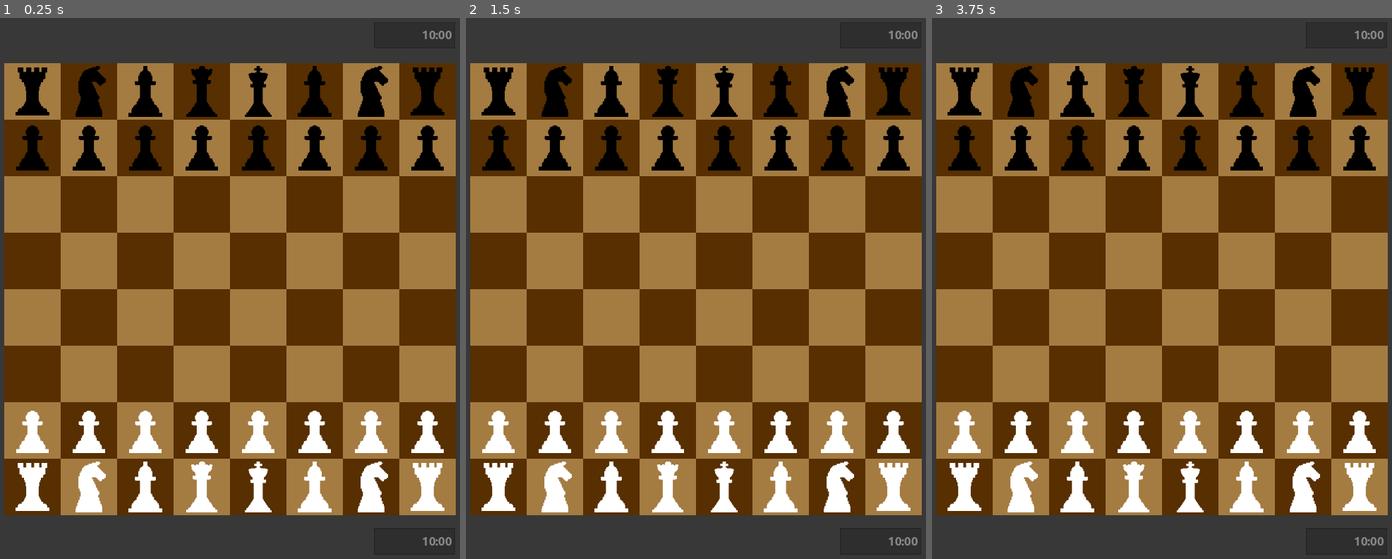
Above: before the commit, frames 1-3 (left to right).
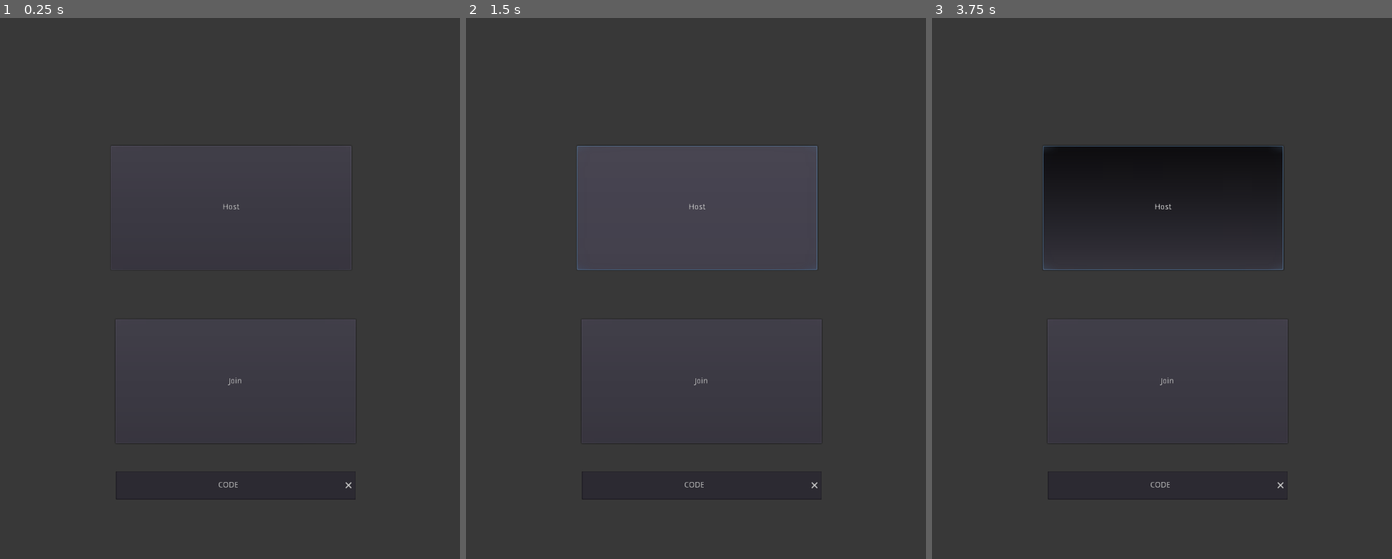
Above: after the commit, the same moments.

Repository: sammy-kuang/EvolutionChess
Game: Godot game, scene res://MainMenu.tscn
Two runs of this game, one before a commit and one after it. Both use one fixed random seed, a clock stepped at 60 frames per second and the inputs below. Before the commit the project starts from res://Scene.tscn.
Inputs (mouse positions are in pixels of both pictures, inside the frame that each line leads up to):
- Up to frame 1 (0.25 s): no input
- Up to frame 2 (1.5 s): tap Enter at 0.5 s; move the mouse to (820, 261) at 0.52 s; press the mouse at (820, 261) at 0.53 s; tap R (undo) at 0.8 s; release the mouse at (820, 261) at 1.25 s; click (696, 207) at 1.25 s, where only the run after the commit has a clickable "Host"
- Up to frame 3 (3.75 s): click (1166, 380) at 2 s, where only the run after the commit has a clickable "Join"; move the mouse to (1047, 315) at 2.77 s; tap R (undo) at 2.85 s; click (1047, 315) at 3.05 s; move the mouse to (1217, 164) at 3.52 s; press the mouse at (1217, 164) at 3.53 s

The runs differ from the first frame. In frame 1, 82% of the frame differs, in the area x 0-100%, y 2-98%; in frame 2, 82%; in frame 3, 81%.

Commit message:
add tile labelling

Diff:
--- a/Instances/Piece.gd
+++ b/Instances/Piece.gd
@@ -28,7 +28,6 @@
 
 # Called when the node enters the scene tree for the first time.
 func _ready():
-	main_ref = tile.main_ref
 	team_prefix = "white_" if team_index == 0 else "black_"
 	set_piece_type(piece_type)
 	initialize_unique_data()
--- a/Instances/Piece.tscn
+++ b/Instances/Piece.tscn
@@ -3,4 +3,5 @@
 [ext_resource path="res://Instances/Piece.gd" type="Script" id=1]
 
 [node name="Piece" type="Sprite"]
+z_index = 2
 script = ExtResource( 1 )
--- a/Main.gd
+++ b/Main.gd
@@ -78,7 +78,7 @@
 	mouse_piece = piece
 	mouse_piece.possible_moves = mouse_piece.generate_legal_moves(m)
 	piece.cached_tile = piece.tile
-	piece.z_index = 1
+	piece.z_index += 1
 	# de-linking
 	piece.tile.piece = null
 	piece.tile = null
@@ -136,6 +136,7 @@
 
 		if !is_simulation:
 			mp.position = et.position
+			mp.z_index -= 1
 
 
 	last_move = move
--- a/Scene.gd
+++ b/Scene.gd
@@ -6,6 +6,8 @@
 
 onready var white_label : LineEdit = get_node("White Time")
 onready var black_label : LineEdit = get_node("Black Time")
+onready var row : Sprite = get_node("row")
+onready var column : Sprite = get_node("column")
 
 var black_time = 600
 var white_time = 600
@@ -15,6 +17,7 @@
 
 # Called when the node enters the scene tree for the first time.
 func _ready():
+	flip()
 	pass
 
 func _process(delta):
@@ -53,4 +56,12 @@
 func flip():
 	black_label.set_rotation(PI)
 	white_label.set_rotation(PI)
+	row.flip_h = true
+	row.flip_v = true
+	row.texture = load("res://Sprites/row_black.png")
+	column.flip_h = true
+	column.flip_v = true
+	column.position = Vector2(800-14.5, 400)
+	column.texture = load("res://Sprites/column_black.png")
+	row.position.y = 10
 	main.flip_board()
--- a/Scene.tscn
+++ b/Scene.tscn
@@ -1,8 +1,10 @@
-[gd_scene load_steps=6 format=2]
+[gd_scene load_steps=8 format=2]
 
 [ext_resource path="res://Main.tscn" type="PackedScene" id=1]
 [ext_resource path="res://Fonts/Ubuntu-B.ttf" type="DynamicFontData" id=2]
 [ext_resource path="res://Scene.gd" type="Script" id=3]
+[ext_resource path="res://Sprites/row.png" type="Texture" id=4]
+[ext_resource path="res://Sprites/column.png" type="Texture" id=5]
 
 [sub_resource type="DynamicFont" id=1]
 size = 22
@@ -19,13 +21,15 @@
 current = true
 
 [node name="Main" parent="." instance=ExtResource( 1 )]
+white_color = Color( 0.643137, 0.482353, 0.254902, 1 )
+black_color = Color( 0.341176, 0.184314, 0.00392157, 1 )
 highlight_color = Color( 0.52549, 0.764706, 0.156863, 1 )
 
 [node name="Black Time" type="LineEdit" parent="."]
 margin_left = 655.0
-margin_top = -73.0
+margin_top = -68.0
 margin_right = 799.0
-margin_bottom = -26.0
+margin_bottom = -21.0
 rect_pivot_offset = Vector2( 72, 23 )
 custom_fonts/font = SubResource( 1 )
 text = "10:00"
@@ -37,9 +41,9 @@
 
 [node name="White Time" type="LineEdit" parent="."]
 margin_left = 655.0
-margin_top = 823.0
+margin_top = 831.0
 margin_right = 799.0
-margin_bottom = 870.0
+margin_bottom = 878.0
 rect_pivot_offset = Vector2( 72, 23 )
 theme = SubResource( 2 )
 custom_fonts/font = SubResource( 1 )
@@ -49,3 +53,11 @@
 __meta__ = {
 "_edit_use_anchors_": false
 }
+
+[node name="row" type="Sprite" parent="."]
+position = Vector2( 400, 790 )
+texture = ExtResource( 4 )
+
+[node name="column" type="Sprite" parent="."]
+position = Vector2( 14.5, 400 )
+texture = ExtResource( 5 )
--- a/project.godot
+++ b/project.godot
@@ -70,7 +70,7 @@
 
 config/name="EvolutionChess"
 config/description="An innovative variant of chess involving a random upgrade system, brand new piece movements and abilities, and a dynamic game flow."
-run/main_scene="res://Scene.tscn"
+run/main_scene="res://MainMenu.tscn"
 config/icon="res://Sprites/black_knight_upgraded.png"
 
 [autoload]
Binary file added: Sprites/column.png
Not shown, added: Sprites/column.png.import
Binary file added: Sprites/column_black.png
Not shown, added: Sprites/column_black.png.import
Binary file added: Sprites/row.png
Not shown, added: Sprites/row.png.import
Binary file added: Sprites/row_black.png
Not shown, added: Sprites/row_black.png.import
